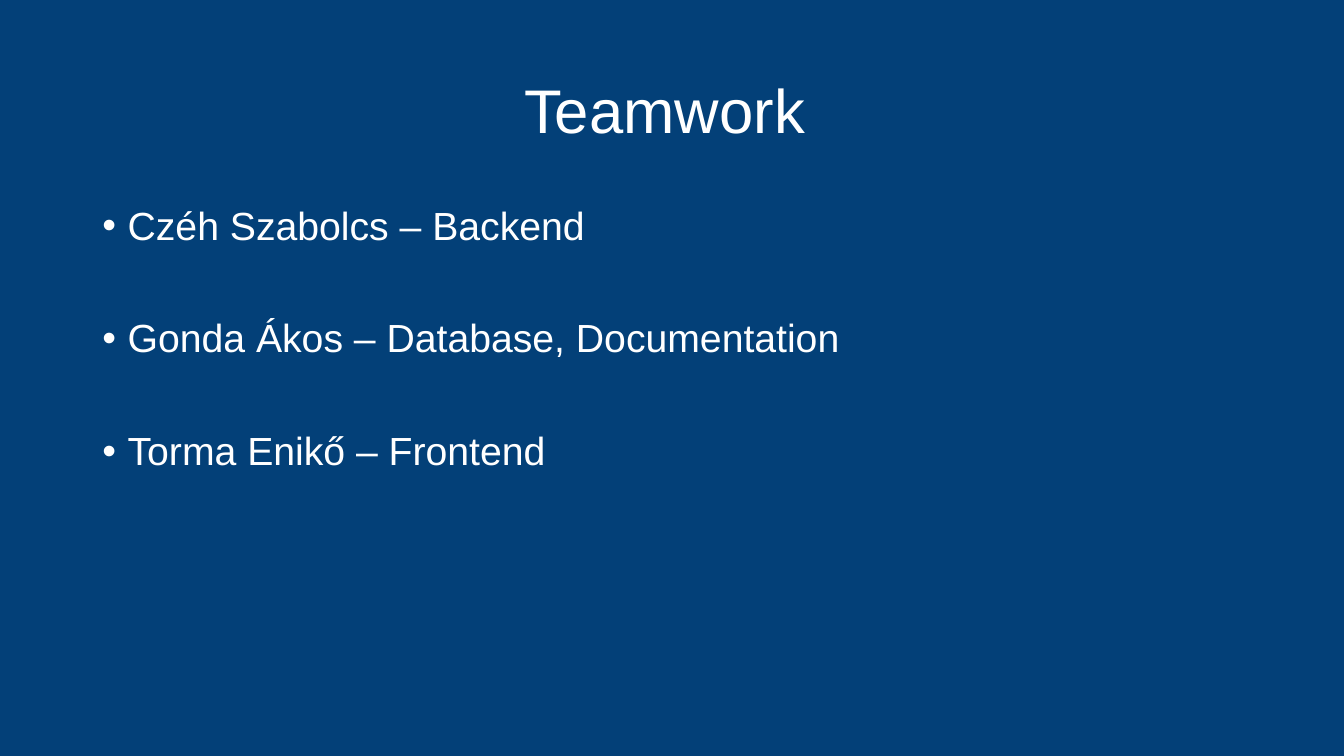
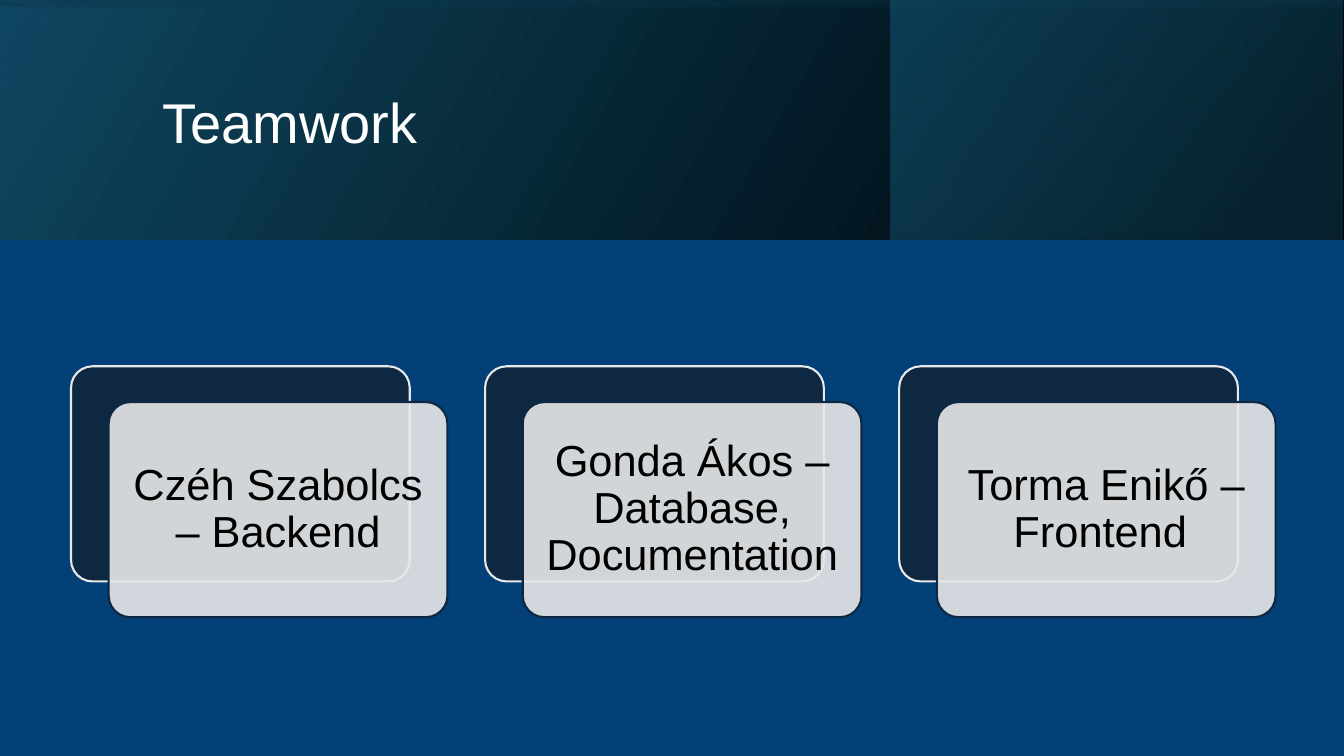
Before and after one commit to maggotstf2/mestermu, a slide deck: slide 2 of documentation/TORMA Biztonságtechnika.pptx. Drawn at 1344x756 pixels with LibreOffice and Linux fonts; fonts in the diff are those of the drawing. Boxes give left, top, right and bottom in pixels: in the first picture for what was removed or moved away, otherwise in the second. Text is boxed around its words. In the diff, an @@ line names an element or a change of style, - is before the commit and + after.

```diff
--- a/documentation/TORMA Biztonságtechnika.pptx
+++ b/documentation/TORMA Biztonságtechnika.pptx
@@ rectangle added at [0, 0, 1344, 239], fill gradient #000000 to #104862 @@
@@ rectangle added at [0, 0, 1344, 239], fill gradient #104862 to #000000 @@
@@ rectangle added at [891, 0, 1343, 239], fill gradient #0B3041 to #156082 @@
@@ title "Teamwork": place and size @@
-title "Teamwork" at [524, 88, 805, 134]
+title "Teamwork" at [163, 102, 418, 144]
@@ title "Teamwork" at [163, 102, 418, 144]: size 44 to 40 pt; alignment centre to left @@
@@ text removed at [128, 211, 839, 466] @@
-• Czéh Szabolcs – Backend
-• Gonda Ákos – Database, Documentation
-• Torma Enikő – Frontend
@@ group added at [71, 366, 1275, 617]: 6 rounded rectangles, 3 texts @@
+Czéh Szabolcs – Backend
+Gonda Ákos – Database, Documentation
+Torma Enikő – Frontend
```
Also in this commit, not shown: 4 other slides changed, 5 slides added.
